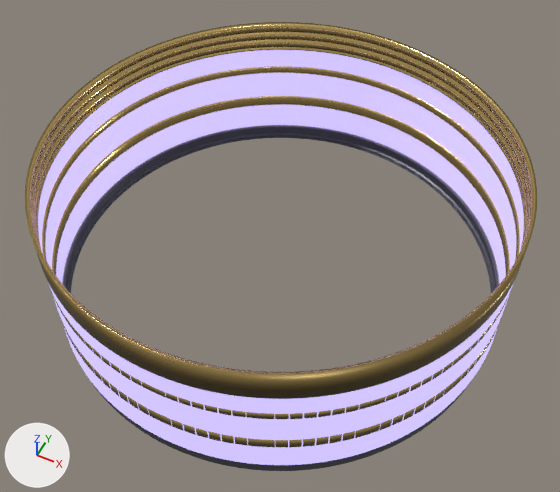
Renders of the FBX model unity/GameShow_v3/Assets/Models/SM_Stage_Wall.fbx from each side of a commit.
Both versions are drawn from a 50 mm camera at (11.8, -23.6, 31.6) aimed at (0.4, -0.8, 3.2). The axes (+X, +Y, +Z) are drawn at lower left. The lights are the same throughout. The picture after the commit comes second.

Script lines for the objects in view, before the commit:
```python
mat_mat_led_screen = principled_material('MAT_LED_Screen')
mat_mat_led_screen.base_color = (0.35, 0.3, 0.6)  # blue #a095cb
mat_mat_led_screen.roughness = 0.25
mat_mat_led_screen.emission_color = (0.35, 0.3, 0.6)  # blue #a095cb
mat_mat_led_screen.emission_strength = 1.5
me_wall_band_mid = bpy.data.meshes.new('Wall_Band_Mid')
me_wall_band_mid.from_pydata(...)  # 1632 vertices, 1632 faces; spans x -11.3..11.3, y -11.3..11.3, z 2.4..3.0
me_wall_band_mid.materials.append(mat_mat_gold_trim)  # yellow #ddbf76
me_wall_band_up = bpy.data.meshes.new('Wall_Band_Up')
me_wall_band_up.from_pydata(...)  # 1632 vertices, 1632 faces; spans x -11.3..11.3, y -11.3..11.3, z 4.7..5.1
me_wall_band_up.materials.append(mat_mat_gold_trim)  # yellow #ddbf76
me_wall_screen = bpy.data.meshes.new('Wall_Screen')
me_wall_screen.from_pydata(...)  # 1024 vertices, 1024 faces; spans x -11.3..11.3, y -11.3..11.3, z 0.8..6.3
me_wall_screen.materials.append(mat_mat_led_screen)  # blue #a095cb, glowing blue #a095cb
ob_wall_band_mid = bpy.data.objects.new('Wall_Band_Mid', me_wall_band_mid)
ob_wall_band_mid.location = (0.0, 0.0, 0.0)
ob_wall_band_up = bpy.data.objects.new('Wall_Band_Up', me_wall_band_up)
ob_wall_band_up.location = (0.0, 0.0, 0.0)
ob_wall_screen = bpy.data.objects.new('Wall_Screen', me_wall_screen)
ob_wall_screen.location = (0.0, 0.0, 0.0)
# also in view: 'Wall_Fascia' at (0.0, 0.0, 7.1); 'Wall_Plinth' at (0.0, 0.0, 0.4)
```
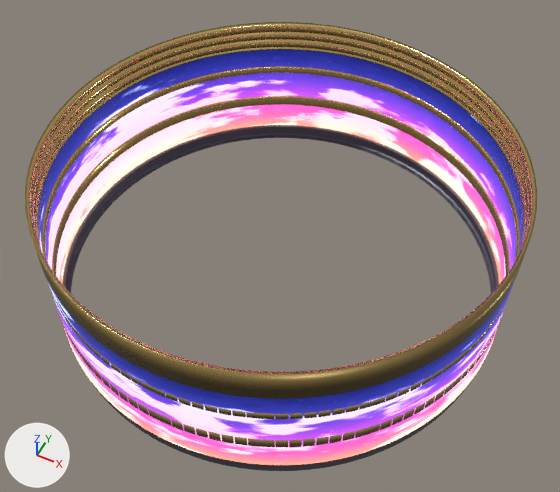
What differs and where, as boxes (x1, y1, x2, y2) in the pictures (560 x 492 px):
'Wall_Screen', surface changed: (38, 50, 524, 465) in both

Edits to the bpy script that builds the scene:
```text
Add img_t_ledwall_sky_png:
    img_t_ledwall_sky_png = load_image('T_LEDWall_Sky.png', '../Art/Textures/T_LEDWall_Sky.png', 4096, 1024, 'sRGB')
Change mat_mat_led_screen:
    where n0 = _N.new('ShaderNodeBsdfPrincipled'); n0.name = 'Principled BSDF'
    remove n0.inputs[0].default_value = (0.35, 0.3, 0.6, 1.0)  # 'Base Color', blue #a095cb
    remove n0.inputs[27].default_value = (0.35, 0.3, 0.6, 1.0)  # 'Emission Color', blue #a095cb
    add n2 = _N.new('ShaderNodeTexImage'); n2.name = 'Image Texture'
    add n2.image = img_t_ledwall_sky_png
    add n3 = _N.new('ShaderNodeTexImage'); n3.name = 'Image Texture.001'
    add n3.image = img_t_ledwall_sky_png
    add _L.new(n2.outputs[0], n0.inputs[0])  # 'Color' to 'Base Color'
    add _L.new(n3.outputs[0], n0.inputs[27])  # 'Color' to 'Emission Color'
Change me_wall_screen:
    where me_wall_screen.from_pydata(...)  # 1024 vertices, 1024 faces; spans x -11.3..11.3, y -11.3..11.3, z 0.8..6.3
    used by ob_wall_screen; location = (0.0, 0.0, 0.0)
    me_wall_screen part 1: texture (UV) coordinates of 1024 of 1024 faces, centred in x -11.3..11.3, y -11.3..11.3, z 0.8..6.3, changed; they spanned u 0.0..1.0, v 0.0..1.0 and now span u 0.01..1.01, v 0.0..1.0
```
